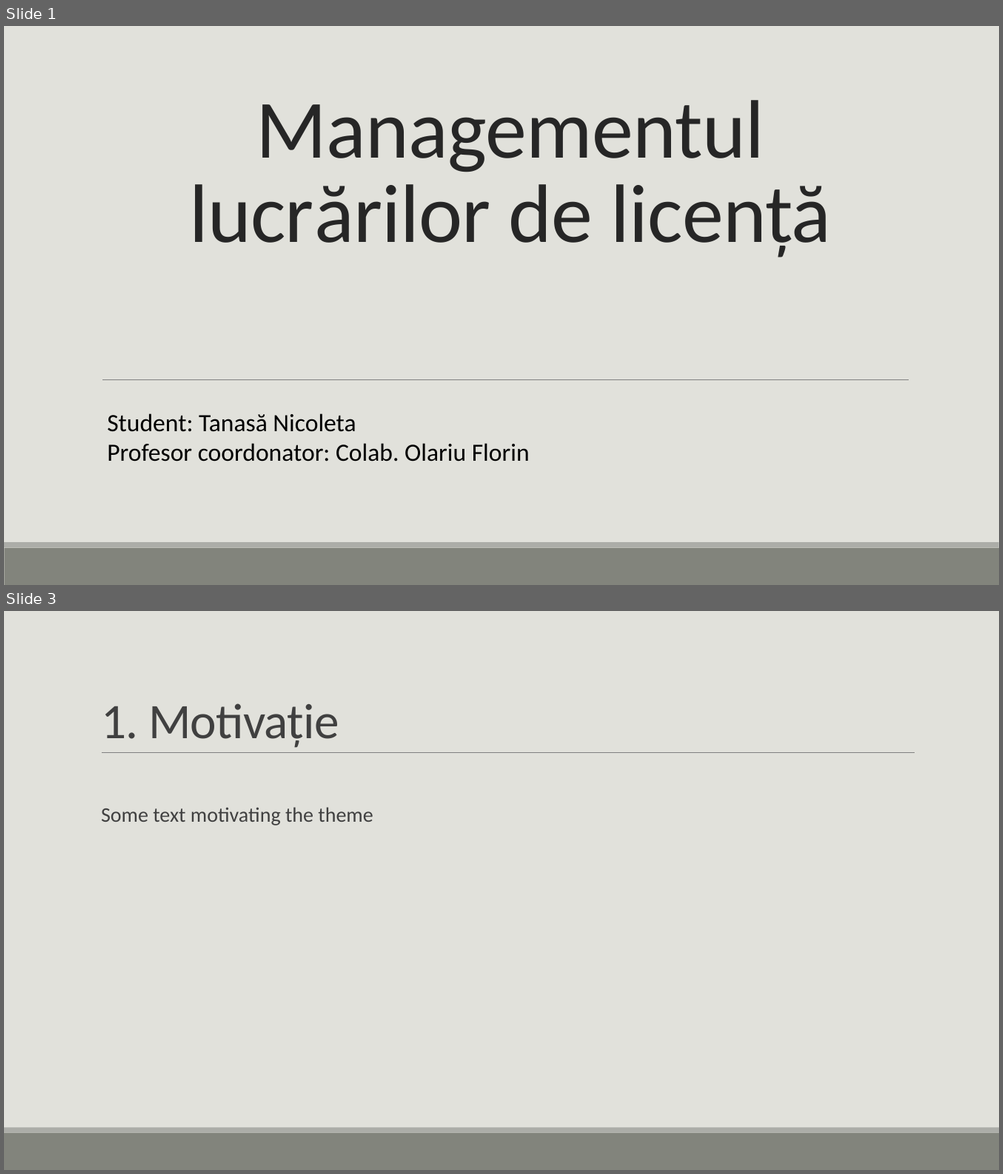
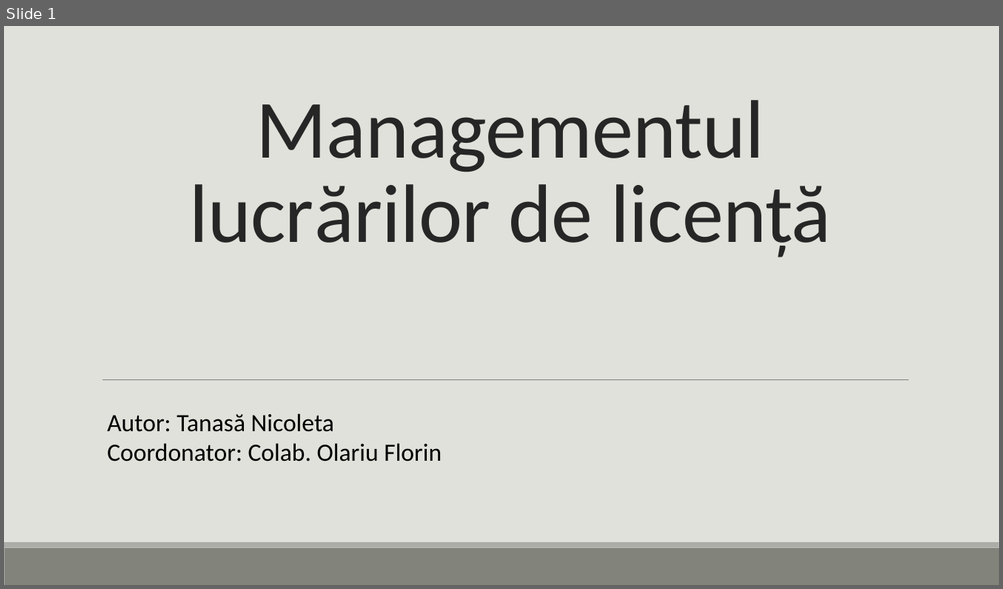
Before and after one commit to Tanasa-Nicoleta/bachelorManagement, a slide deck: Documents/ppt and video/Bachelor Degree Management.pptx. Shown one above the other, each under a label of ours: slides 1 and 3 before the commit, slide 1 after it; the slides between them are not shown. The pictures are 1003x1174 and 1003x589 pixels, drawn with LibreOffice and Linux fonts; fonts in the diff are those of the drawing. Boxes give left, top, right and bottom in pixels: in the first picture for what was removed or moved away, otherwise in the second. Text is boxed around its words. In the diff, an @@ line names an element or a change of style, - is before the commit and + after.

```diff
--- a/Documents/ppt and video/Bachelor Degree Management.pptx
+++ b/Documents/ppt and video/Bachelor Degree Management.pptx
@@ slide 3 removed at bbox=[4, 611, 999, 1170], background #E1E1DB; not listed: 2 template elements that a slide beside it also shows @@
@@ title removed at bbox=[101, 703, 338, 748] @@
-1. Motivație
@@ line removed from (102, 753) to (915, 753) @@
@@ text removed at bbox=[101, 807, 373, 826] @@
-  Some text motivating the theme
@@ slide 1 changed as well @@
@@ text at bbox=[107, 414, 441, 462]: text changed @@
-Student: Tanasă Nicoleta
-Profesor coordonator: Colab. Olariu Florin
+Autor: Tanasă Nicoleta
+Coordonator: Colab. Olariu Florin
```
Also in this commit, not shown: 3 other slides changed, 2 slides added, 5 other slides removed, 23 other files.
